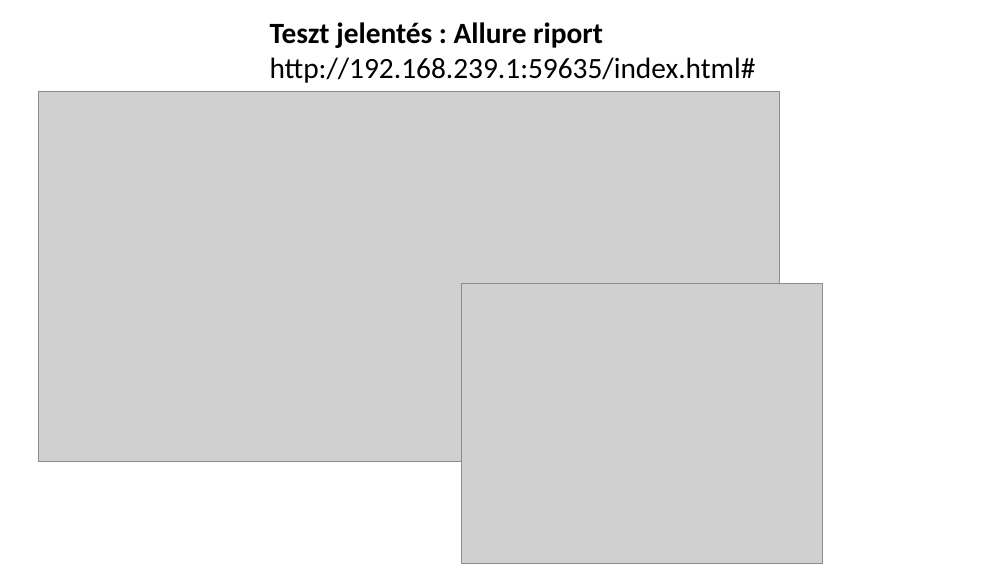
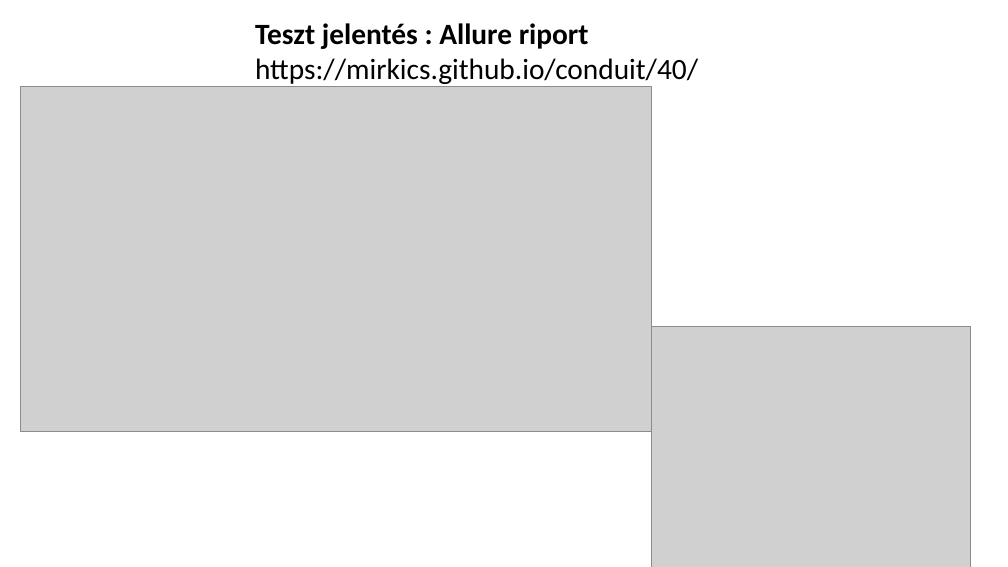
Before and after one commit to Mirkics/conduit, a slide deck: slide 4 of docs/Presentation_Conduit_Opre_Erika.pptx. Drawn at 1008x567 pixels with LibreOffice and Linux fonts; fonts in the diff are those of the drawing; grey boxes stand for pictures. Boxes give left, top, right and bottom in pixels: in the first picture for what was removed or moved away, otherwise in the second. Text is boxed around its words. In the diff, an @@ line names an element or a change of style, - is before the commit and + after.

```diff
--- a/docs/Presentation_Conduit_Opre_Erika.pptx
+++ b/docs/Presentation_Conduit_Opre_Erika.pptx
@@ text "Teszt jelentés : Allure riport": place and size @@
-text "Teszt jelentés : Allure riport" at (270,22,756,83)
+text "Teszt jelentés : Allure riport" at (255,23,698,84)
@@ text at (255,58,698,84): text changed @@
-http://192.168.239.1:59635/index.html#
+https://mirkics.github.io/conduit/40/
@@ picture: place and size @@
-picture at (39,91,780,461)
+picture at (20,87,652,432)
@@ picture: place and size @@
-picture at (461,284,823,563)
+picture at (652,327,971,567)
```
Also in this commit, not shown: 2 other slides changed.
